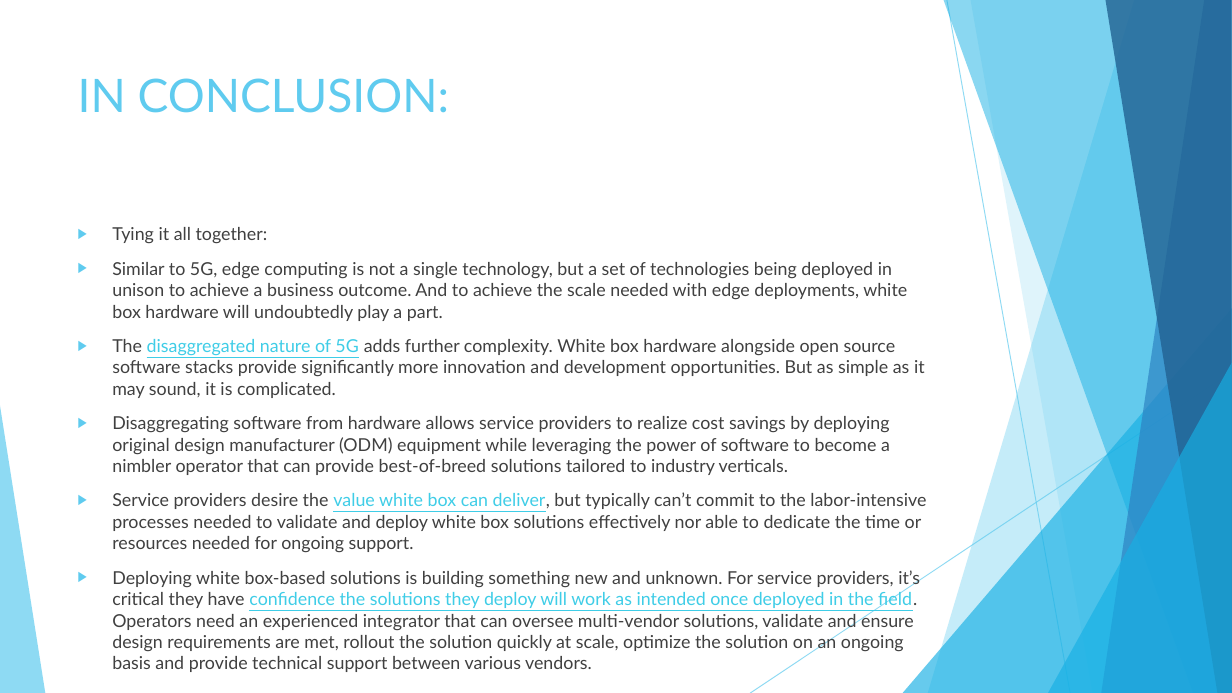
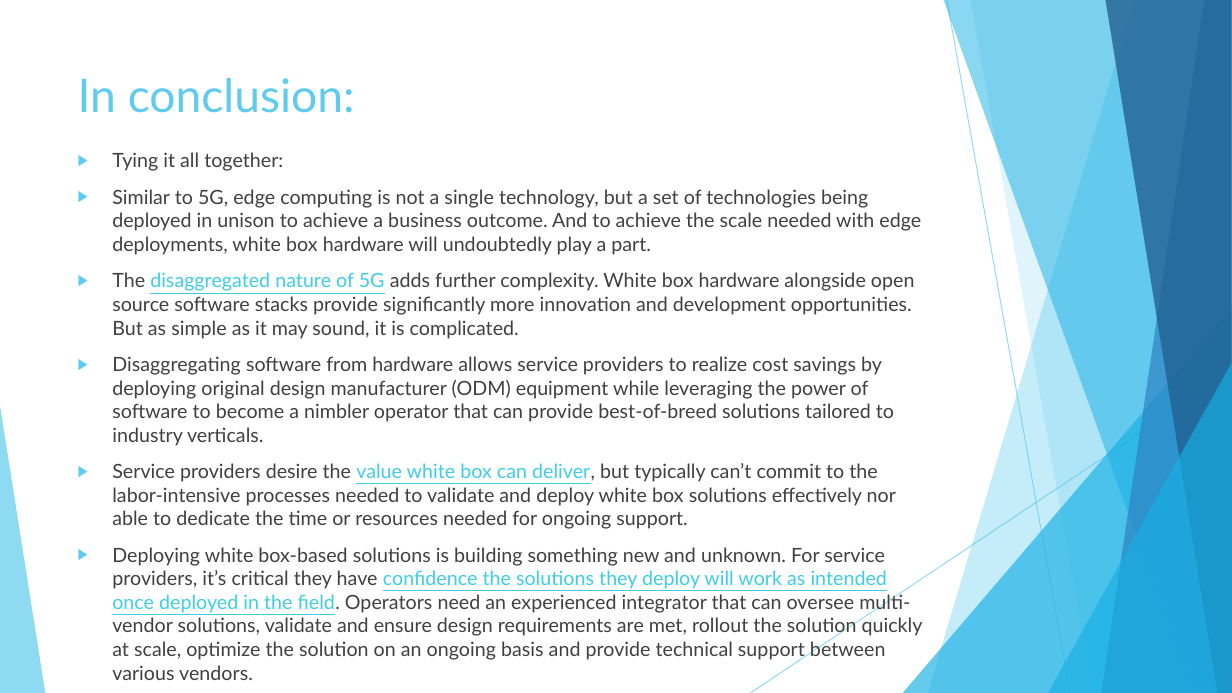
Before and after one commit to IliasBarmpar/Edge-Computing-and-Edge-Caching-Presentation-uni-course, a slide deck: slide 8 of Παρουσίαση Edge Computing & Edge Caching.pptx (slide 7 before the commit). Drawn at 1232x693 pixels with LibreOffice and Linux fonts; fonts in the diff are those of the drawing. Boxes give left, top, right and bottom in pixels: in the first picture for what was removed or moved away, otherwise in the second. Text is boxed around its words. In the diff, an @@ line names an element or a change of style, - is before the commit and + after.

```diff
--- a/Παρουσίαση Edge Computing & Edge Caching.pptx
+++ b/Παρουσίαση Edge Computing & Edge Caching.pptx
@@ title at (x1=78, y1=78, x2=355, y2=113): text changed @@
-IN CONCLUSION:
+In conclusion:
@@ text "Tying it all together:" moved from (x1=112, y1=227, x2=926, y2=672) to (x1=112, y1=152, x2=923, y2=680) @@
@@ text "Tying it all together:" at (x1=112, y1=152, x2=923, y2=680): size 13.9 to 15.3 pt @@
```
Also in this commit, not shown: 2 other slides changed, 4 slides added, 8 slides removed, 2 other files.
